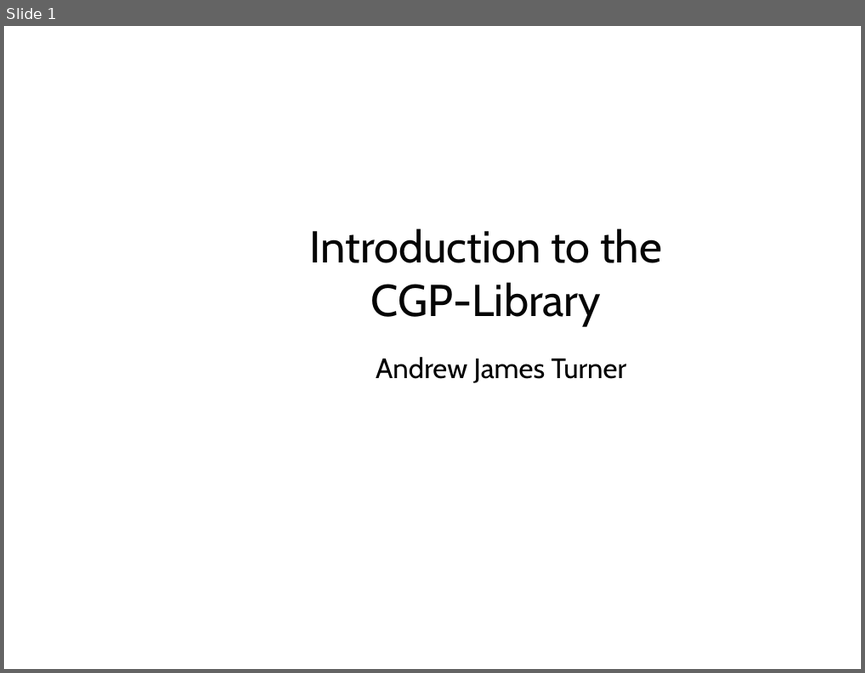
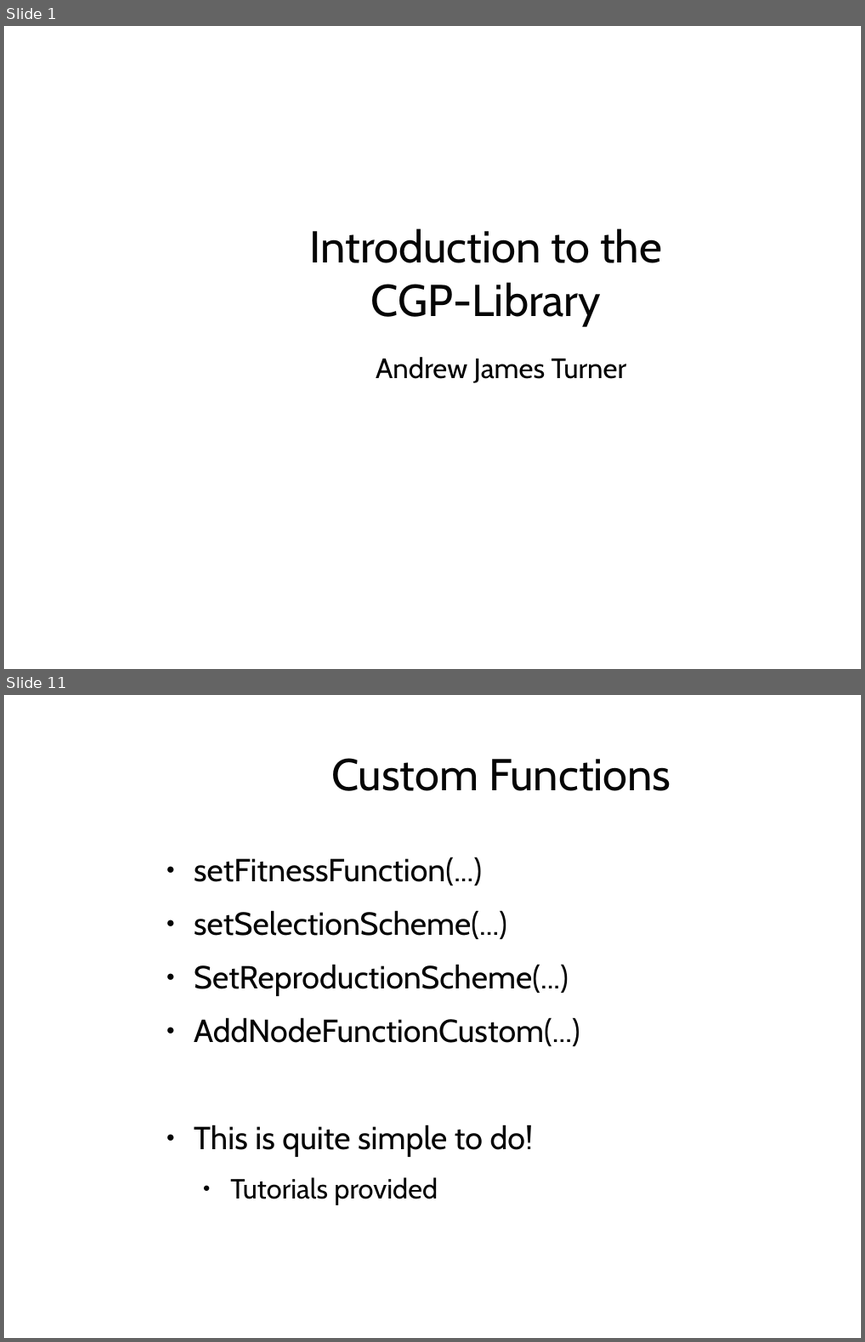
Before and after one commit to AndrewJamesTurner/CGP-Library, a slide deck: presentation/introduction.odp. Shown one above the other, each under a label of ours: slide 1 before the commit, slides 1 and 11 after it; the slides between them are not shown. The pictures are 865x673 and 865x1342 pixels, drawn with LibreOffice and Linux fonts; fonts in the diff are those of the drawing; background and template pictures are left out. Boxes give left, top, right and bottom in pixels: in the first picture for what was removed or moved away, otherwise in the second. Text is boxed around its words. In the diff, an @@ line names an element or a change of style, - is before the commit and + after.

```diff
--- a/presentation/introduction.odp
+++ b/presentation/introduction.odp
@@ slide 11 added at (4, 695, 861, 1338), background picture (left out) @@
@@ title added at (331, 758, 671, 791), 41.3 pt, text #050505 @@
+Custom Functions
@@ text added at (194, 857, 580, 1205), 29.6 pt, text #050505 @@
+● setFitnessFunction(...)
+● setSelectionScheme(...)
+● SetReproductionScheme(...)
+● AddNodeFunctionCustom(...)
+● This is quite simple to do!
+  ● Tutorials provided
```
Also in this commit, not shown: 6 slides changed, 11 other slides added, 14 other files.
